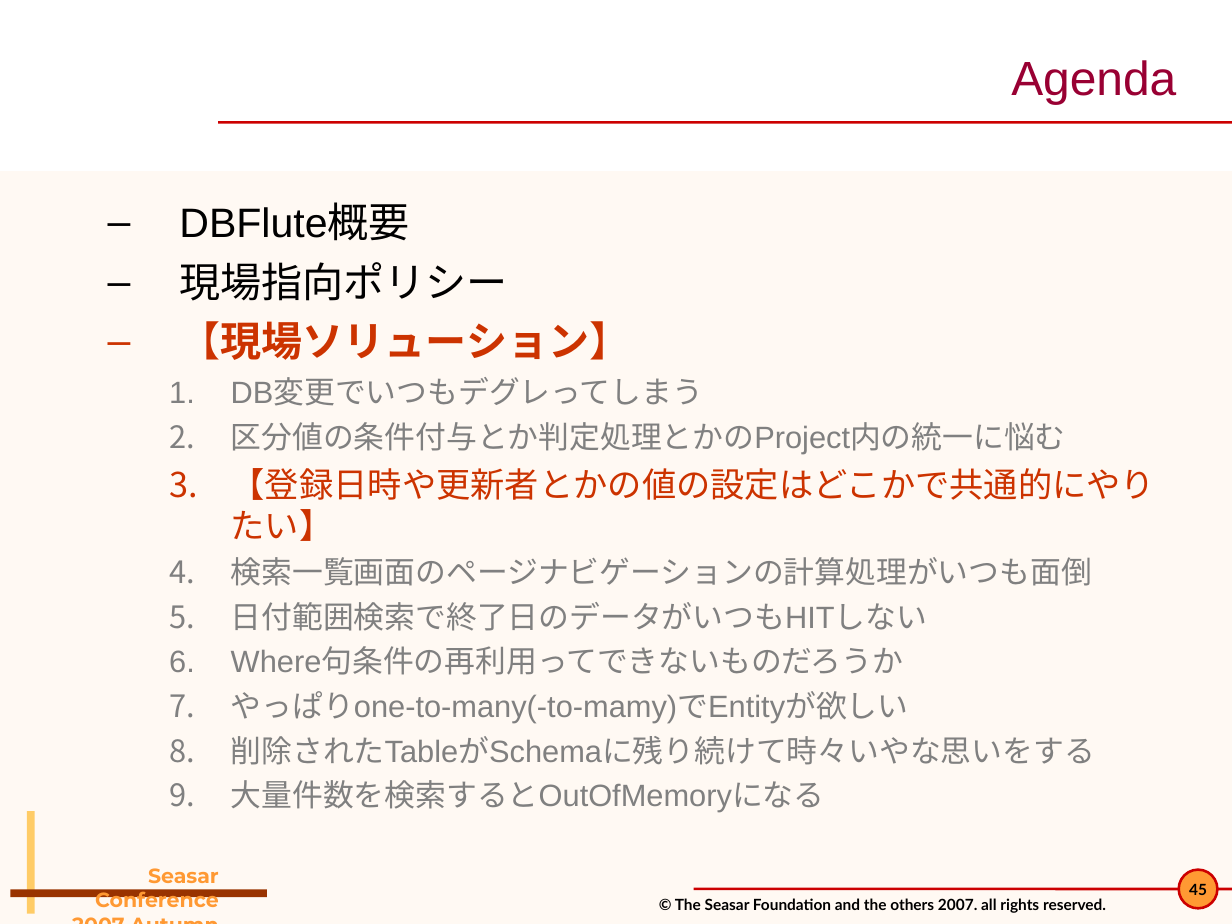
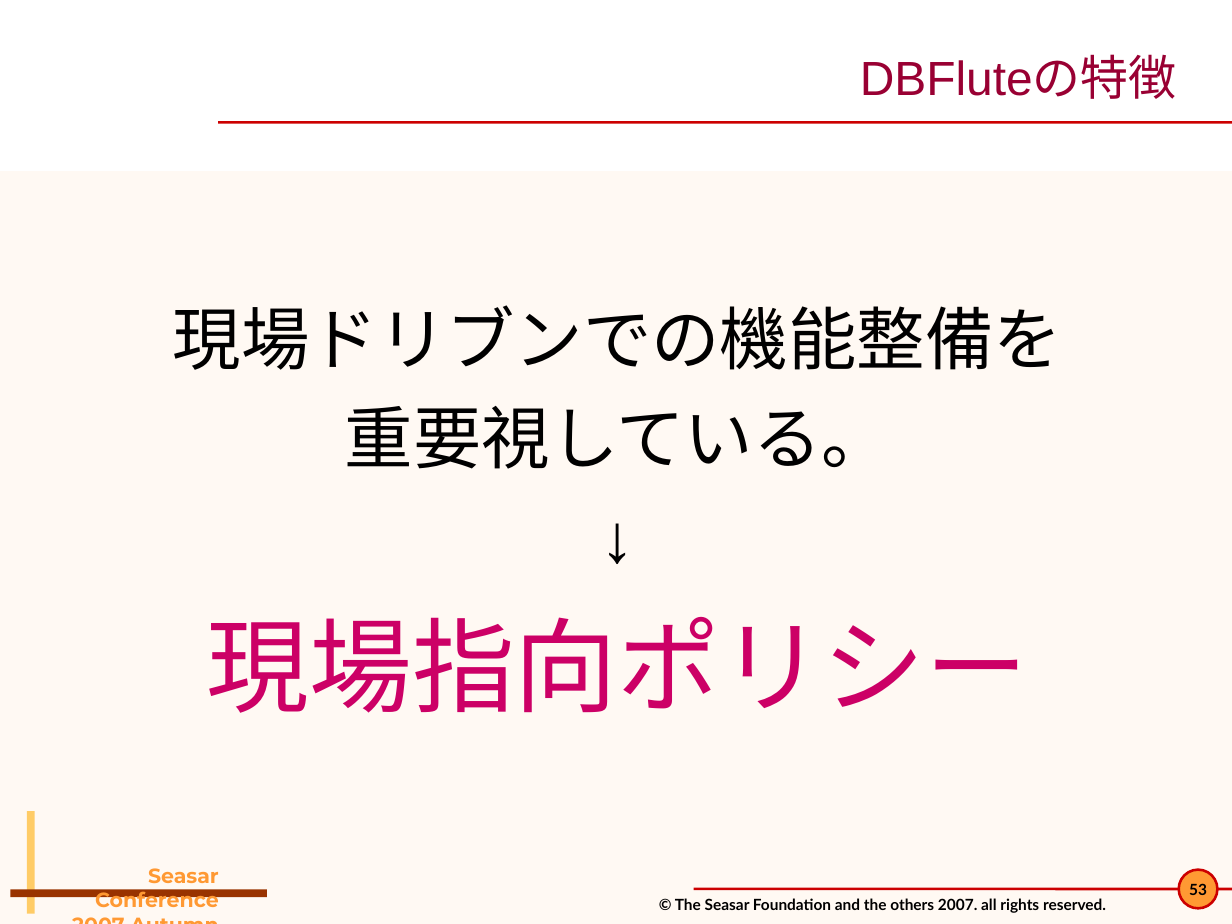
Before and after one commit to seasarorg/dbflute, a slide deck: slide 53 of dbflute/etc/doc/pres/sc2007a_2-DBFlute.ppt (slide 45 before the commit). Drawn at 1232x924 pixels with LibreOffice and Linux fonts; fonts in the diff are those of the drawing; background and template pictures are left out. Boxes give left, top, right and bottom in pixels: in the first picture for what was removed or moved away, otherwise in the second. Text is boxed around its words. In the diff, an @@ line names an element or a change of style, - is before the commit and + after.

```diff
--- a/dbflute/etc/doc/pres/sc2007a_2-DBFlute.ppt
+++ b/dbflute/etc/doc/pres/sc2007a_2-DBFlute.ppt
@@ title at bbox=[860, 57, 1176, 99]: text changed @@
-Agenda
+DBFluteの特徴
@@ text at bbox=[173, 305, 1062, 469]: text changed; size 24 to 40 pt @@
-  – DBFlute概要
+現場ドリブンでの機能整備を
+重要視している。
+↓
@@ text at bbox=[179, 321, 1155, 813]: paragraphs removed @@
-  – 【現場ソリューション】
-    1. DB変更でいつもデグレってしまう
-    2. 区分値の条件付与とか判定処理とかのProject内の統一に悩む
-    3. 【登録日時や更新者とかの値の設定はどこかで共通的にやりたい】
-    4. 検索一覧画面のページナビゲーションの計算処理がいつも面倒
-    5. 日付範囲検索で終了日のデータがいつもHITしない
-    6. Where句条件の再利用ってできないものだろうか
-    7. やっぱりone-to-many(-to-mamy)でEntityが欲しい
-    8. 削除されたTableがSchemaに残り続けて時々いやな思いをする
-    9. 大量件数を検索するとOutOfMemoryになる
@@ text at bbox=[207, 617, 1028, 713]: size 24 to 60 pt, text colour #000000 to #CC0066 in "現場指向ポリシー"; alignment left to centre; bullet – to none; list level 2 to 1 in "現場指向ポリシー" @@
@@ page number at bbox=[1189, 883, 1207, 895]: text changed @@
-45
+53
```
Also in this commit, not shown: 4 other slides changed, 6 slides added, 7 slides removed, 13 other files.
